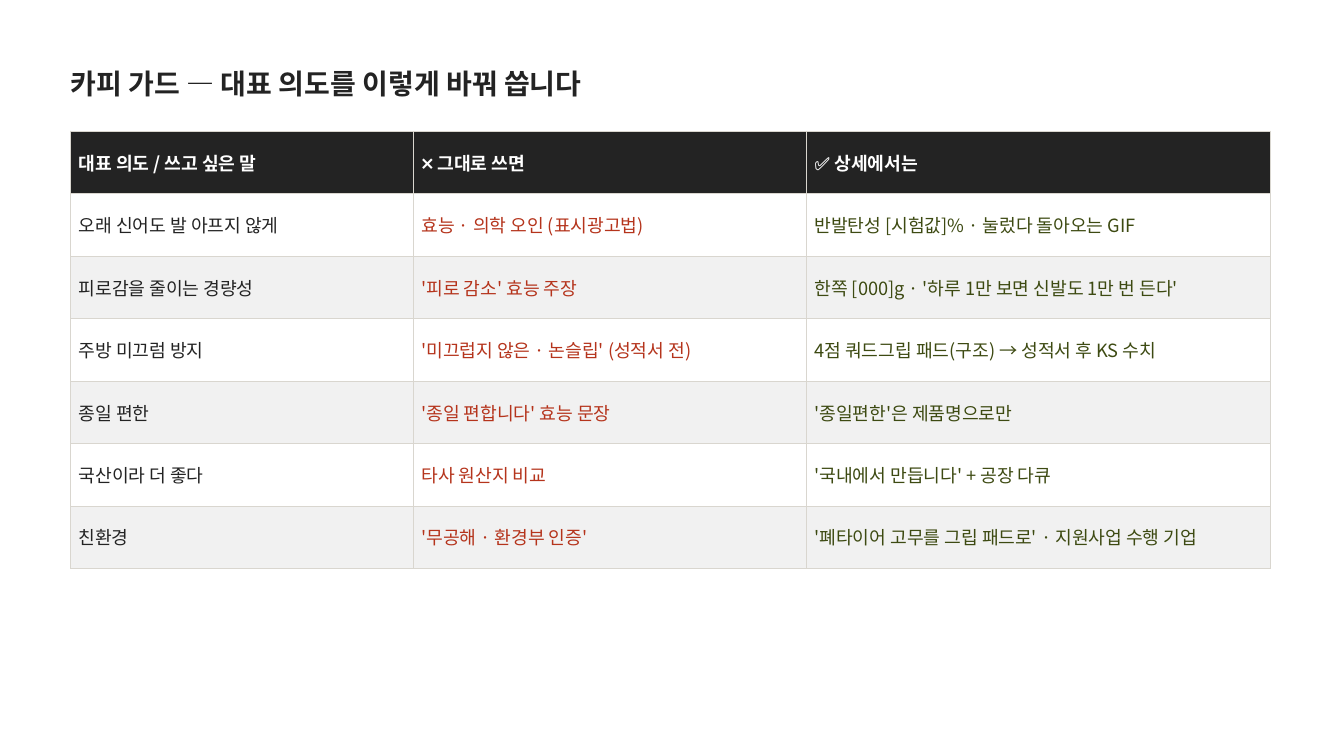
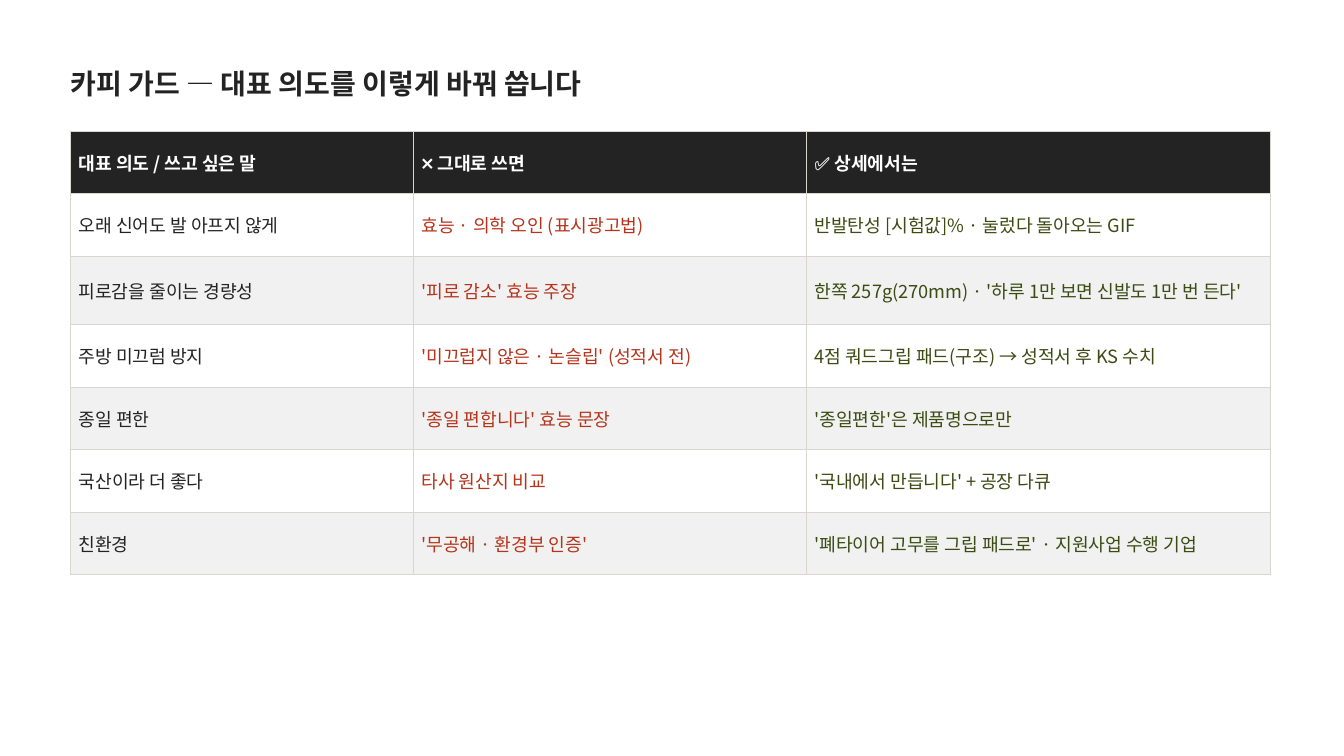
Before and after one commit to ydcompany89/harness-system, a slide deck: slide 37 of launch/rs/design/detail-walking/rs-walking-detail-plan.pptx. Drawn at 1344x756 pixels with LibreOffice and Linux fonts; fonts in the diff are those of the drawing. Boxes give left, top, right and bottom in pixels: in the first picture for what was removed or moved away, otherwise in the second. Text is boxed around its words. In the diff, an @@ line names an element or a change of style, - is before the commit and + after.

```diff
--- a/launch/rs/design/detail-walking/rs-walking-detail-plan.pptx
+++ b/launch/rs/design/detail-walking/rs-walking-detail-plan.pptx
@@ table at bbox=[71, 131, 1270, 557] @@
-row 3, column 3: 한쪽 [000]g · '하루 1만 보면 신발도 1만 번 든다'
+row 3, column 3: 한쪽 257g(270mm) · '하루 1만 보면 신발도 1만 번 든다'
```
Also in this commit, not shown: 6 other slides changed, 5 other files.
